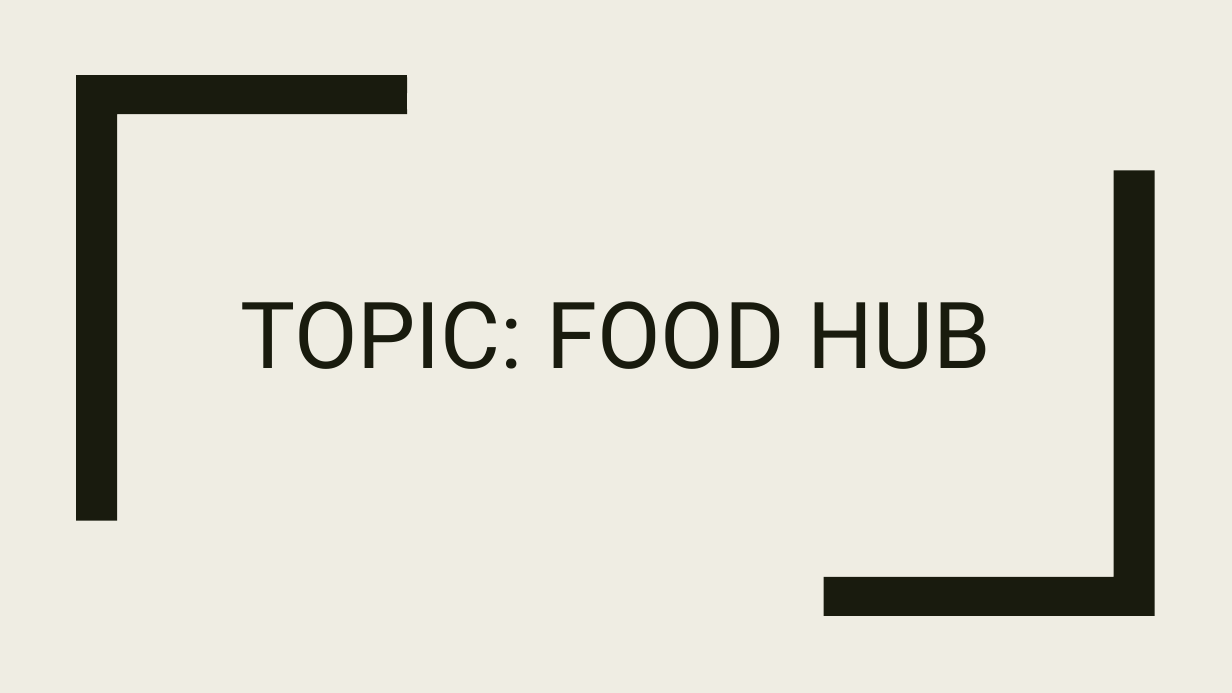
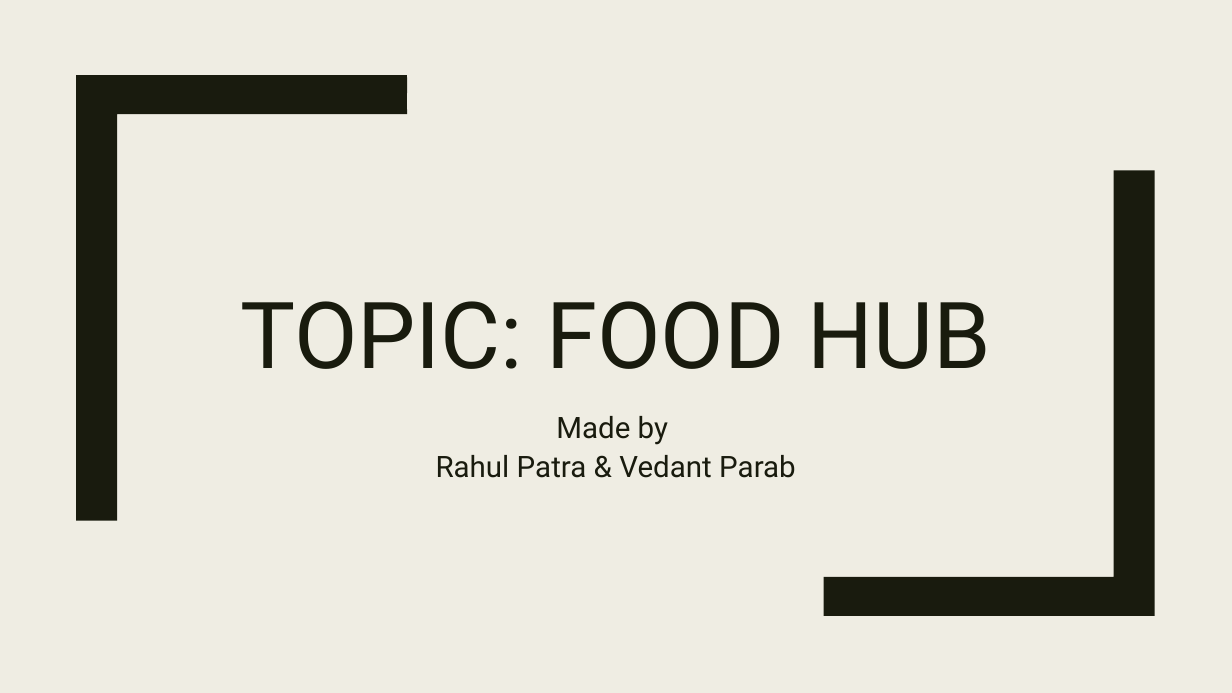
Before and after one commit to foodhub01/Food_Hub, a slide deck: slide 1 of presentation.pptx. Drawn at 1232x693 pixels with LibreOffice and Linux fonts; fonts in the diff are those of the drawing. Boxes give left, top, right and bottom in pixels: in the first picture for what was removed or moved away, otherwise in the second. Text is boxed around its words. In the diff, an @@ line names an element or a change of style, - is before the commit and + after.

Commit message:
add

```diff
--- a/presentation.pptx
+++ b/presentation.pptx
@@ subtitle added at (x1=436, y1=416, x2=796, y2=478), 23 pt, text #191B0E @@
+Made by
+Rahul Patra & Vedant Parab
```
Also in this commit, not shown: 2 slides removed.
